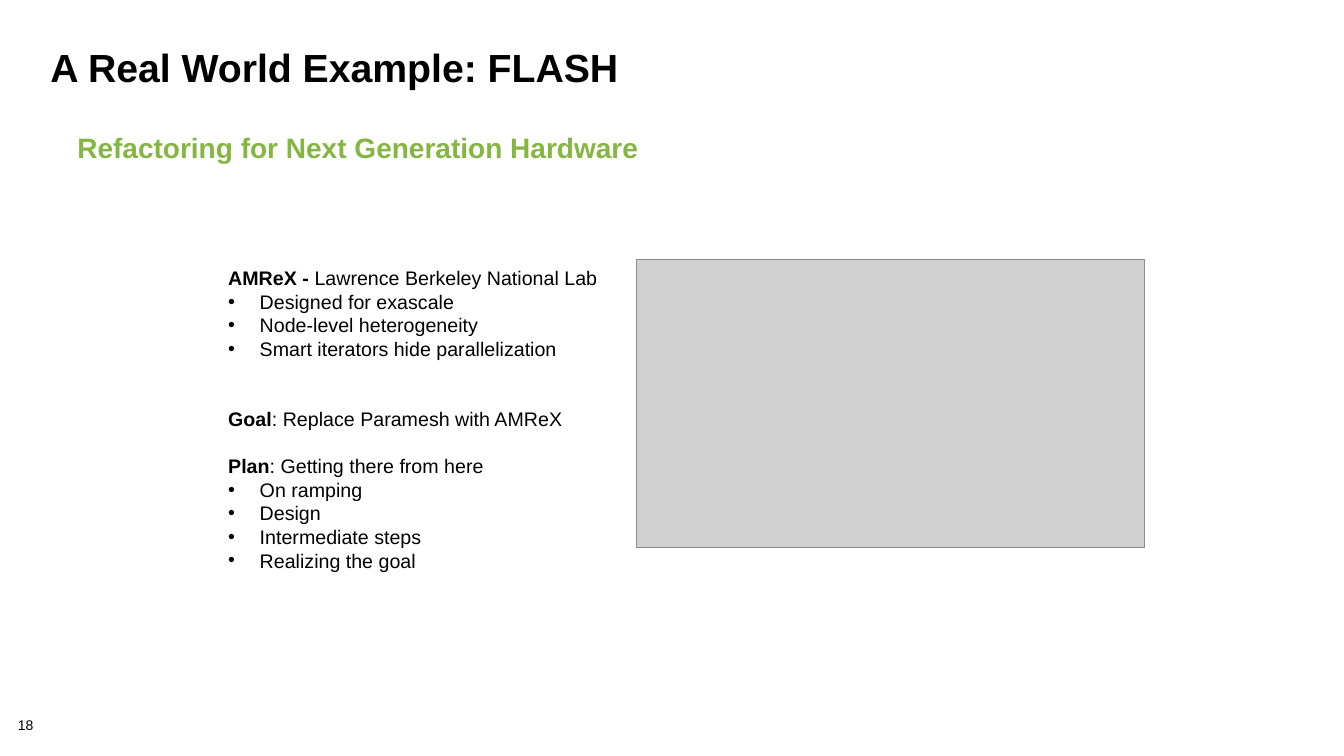
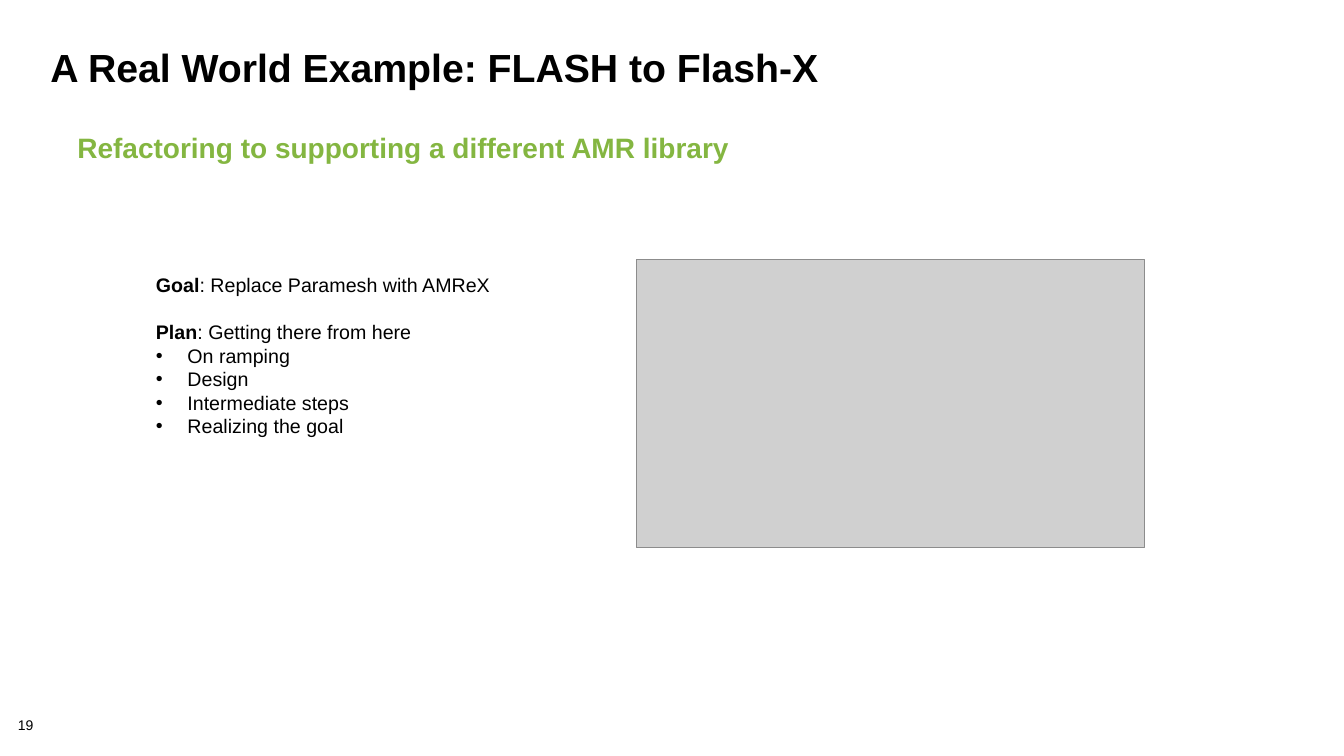
Before and after one commit to bssw-tutorial/presentations, a slide deck: slide 19 of refactoring.pptx (slide 18 before the commit). Drawn at 1344x756 pixels with LibreOffice and Linux fonts; fonts in the diff are those of the drawing; grey boxes stand for pictures; background and template pictures are left out. Boxes give left, top, right and bottom in pixels: in the first picture for what was removed or moved away, otherwise in the second. Text is boxed around its words. In the diff, an @@ line names an element or a change of style, - is before the commit and + after.

```diff
--- a/refactoring.pptx
+++ b/refactoring.pptx
@@ title at [50,53,818,90]: text changed @@
-A Real World Example: FLASH
+A Real World Example: FLASH to Flash-X
@@ text at [77,137,729,163]: text changed @@
-Refactoring for Next Generation Hardware
+Refactoring to supporting a different AMR library
@@ text "Goal: Replace Paramesh with AMReX": place and size @@
-text "Goal: Replace Paramesh with AMReX" at [228,270,597,572]
+text "Goal: Replace Paramesh with AMReX" at [156,277,490,437]
@@ text at [228,270,597,360]: paragraphs removed @@
-AMReX - Lawrence Berkeley National Lab
-• Designed for exascale
-• Node-level heterogeneity
-• Smart iterators hide parallelization
```
Also in this commit, not shown: 1 other slide changed, 1 slide added, 1 other file.
